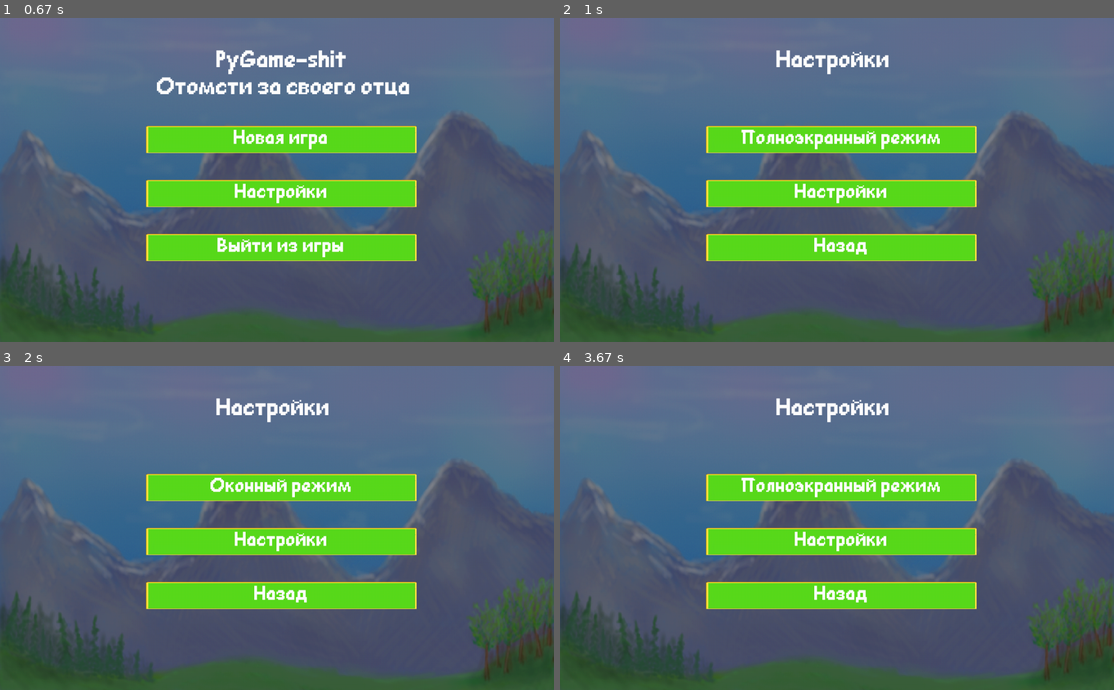
Above: before the commit, frames 1-4 (two rows, left to right).
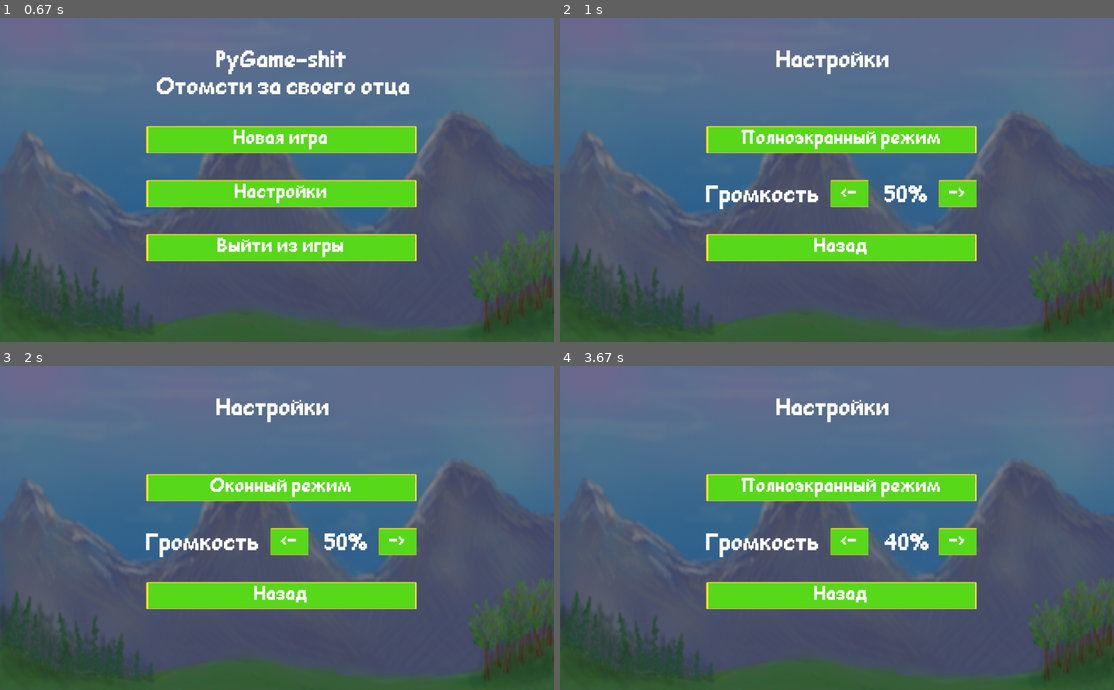
Above: after the commit, the same moments.

Repository: SwampWood/PyGame-shit
Game: pygame game, started from main.py
Same seed, same stepped clock (60 frames per second), same inputs: the game is played once before the commit and once after it.
Inputs (mouse positions are in pixels of both pictures, inside the frame that each line leads up to):
- Up to frame 1 (0.67 s): click (282, 299) at 0.38 s
- Up to frame 2 (1 s): click (842, 192) at 0.72 s
- Up to frame 3 (2 s): click (288, 540) at 1.05 s; click (398, 540) at 1.38 s; click (282, 485) at 1.72 s
- Up to frame 4 (3.67 s): click (842, 485) at 2.05 s; click (848, 540) at 3.38 s

Frame 1 is identical in both runs. In frame 2, 3.2% of the frame differs, in the area x 26-76%, y 49-60%; in frame 3, 3.2%; in frame 4, 3.2%.

Commit message:
Изменение громкости звука в настройках

Diff:
--- a/main.py
+++ b/main.py
@@ -23,6 +23,7 @@
 current_UI = pygame.sprite.Group()
 horizontal_borders = pygame.sprite.Group()
 vertical_border = 3 * width
+k = 1
 fullscreen = False
 is_paused = False
 login = ''
@@ -59,6 +60,8 @@
 def new_game(filename):
     global all_sprites, all_enemies, all_allies, all_platforms, tree
     global system_bars, current_UI, horizontal_borders, player, score, background
+    for i in all_sprites:
+        i.kill()
     all_sprites = pygame.sprite.Group()
     all_enemies = pygame.sprite.Group()
     all_allies = pygame.sprite.Group()
@@ -268,9 +271,13 @@
         super().__init__(current_UI)
         self.text = text
         self.image = pygame.font.Font("data/ComicSansMSPixel.ttf", size_).render(text, True, color)
+        self.size = size_
         self.rect = self.image.get_rect()
         self.rect.x = x
         self.rect.y = y
+
+    def change_text(self, text):
+        self.__init__(self.rect.x, self.rect.y, self.size, text)
 
 
 class EndScreen:
@@ -291,7 +298,10 @@
         background = pygame.transform.scale(load_image("Death_background.png"), (width, height))
         self.changescreen = Button(270, 200, 50, 500, 'Оконный режим' if fullscreen else 'Полноэкранный режим',
                                    func_=lambda: Settings.fullscreen(self))
-        Button(270, 300, 50, 500, 'Настройки')
+        Text(270, 300, 50, 'Громкость')
+        Button(500, 300, 50, 70, '<-', func_=lambda: Settings.volume_down(self))
+        self.volume_text = Text(600, 300, 50, f'{int(k * 50)}%')
+        Button(700, 300, 50, 70, '->', func_=lambda: Settings.volume_up(self))
         Button(270, 400, 50, 500, 'Назад', func_=lambda: prev())
 
     def fullscreen(self):
@@ -302,6 +312,18 @@
             self.changescreen.change_text('Полноэкранный режим')
         fullscreen = not fullscreen
         pygame.display.toggle_fullscreen()
+
+    def volume_down(self):
+        global sound, k
+        k = max(k - 0.2, 0)
+        sound.set_volume(0.3 * k)
+        self.volume_text.change_text(f'{int(k * 50)}%')
+
+    def volume_up(self):
+        global sound, k
+        k = min(k + 0.2, 2)
+        sound.set_volume(0.3 * k)
+        self.volume_text.change_text(f'{int(k * 50)}%')
 
 
 class Pause:
@@ -795,7 +817,7 @@
     def update(self, check):
         if not self.particles and pygame.sprite.collide_mask(self, player) and player.current_sprite != self:
             self.particles = True
-            RockPlatform.landing.set_volume(0.4)
+            RockPlatform.landing.set_volume(0.4 * k)
             RockPlatform.landing.play(0)
         elif not pygame.sprite.collide_mask(self, player):
             self.particles = False
@@ -821,7 +843,7 @@
                 Particle((self.rect.x + self.rect.width // 2, self.rect.y + self.rect.height // 8),
                          random.randint(-10, 10), random.randint(-2, 0))
             self.particles = True
-            FlowerPlatform.landing.set_volume(0.05)
+            FlowerPlatform.landing.set_volume(0.05 * k)
             FlowerPlatform.landing.play(0)
         elif not pygame.sprite.collide_mask(self, player):
             self.particles = False
@@ -922,7 +944,7 @@
         elif self.rect.x <= self.left_pos:
             self.rotation = False
         if abs(self.rect.x - player.rect.x) < 500:
-            self.sound.set_volume(0.5 - abs(self.rect.x - player.rect.x) / 1000)
+            self.sound.set_volume((0.5 - abs(self.rect.x - player.rect.x) / 1000) * k)
         else:
             self.sound.set_volume(0)
 
@@ -964,7 +986,7 @@
             elif self.rect.x <= self.pos_args[self.i][0]:
                 self.rotation = True
         if abs(self.rect.x - player.rect.x) < 500:
-            self.sound.set_volume(0.5 - abs(self.rect.x - player.rect.x) / 1000)
+            self.sound.set_volume((0.5 - abs(self.rect.x - player.rect.x) / 1000) * k)
         else:
             self.sound.set_volume(0)
 
@@ -1014,7 +1036,7 @@
                 self.v = self.pos_args[self.i][2]
                 self.sleep = 50
             if abs(self.rect.x - player.rect.x) < 500:
-                self.sound.set_volume(0.5 - abs(self.rect.x - player.rect.x) / 1000)
+                self.sound.set_volume((0.5 - abs(self.rect.x - player.rect.x) / 1000) * k)
             else:
                 self.sound.set_volume(0)
 
@@ -1023,11 +1045,11 @@
 player = Spider()
 score = Score()
 camera = Camera()
-GetName()
-StartScreen('boss_map.txt')
 sound = pygame.mixer.Sound(os.path.join('data', 'music', 'background_music.mp3'))
 sound.set_volume(0.03)
 sound.play(-1)
+GetName()
+StartScreen('boss_map.txt')
 
 running = True
 count = 0
@@ -1043,19 +1065,19 @@
             if event.type == pygame.MOUSEBUTTONDOWN and event.button == 3 and not player.webbed and player.web is None:
                 player.web = Web(pygame.mouse.get_pos())
                 web_sound = pygame.mixer.Sound(os.path.join('data', 'music', 'web_soundeffect.mp3'))
-                web_sound.set_volume(0.03)
+                web_sound.set_volume(0.03 * k)
                 web_sound.play(0)
             if event.type == pygame.KEYDOWN and event.key == pygame.K_e and not player.attack_cd:
                 player.attack_cd = 30
                 bite_sound = pygame.mixer.Sound(os.path.join('data', 'music',
                                                              f'bite_soundeffect{random.randint(1, 2)}.mp3'))
-                bite_sound.set_volume(0.2)
+                bite_sound.set_volume(0.2 * k)
                 bite_sound.play(0)
                 Bite()
             if event.type == pygame.MOUSEBUTTONDOWN and event.button == 1 and not player.attack_cd:
                 player.attack_cd = 30
                 poison_sound = pygame.mixer.Sound(os.path.join('data', 'music', 'poison_soundeffect.mp3'))
-                poison_sound.set_volume(0.2)
+                poison_sound.set_volume(0.2 * k)
                 poison_sound.play(0)
                 Poison(event.pos)
             if keys[pygame.K_b] and event.type == pygame.KEYDOWN:
@@ -1071,6 +1093,8 @@
         camera.update(player)
         for sprite in all_sprites:
             camera.apply(sprite)
+        if vertical_border <= 0:
+            print(True)
         gameplay_background = screen.copy()
 
     else:
